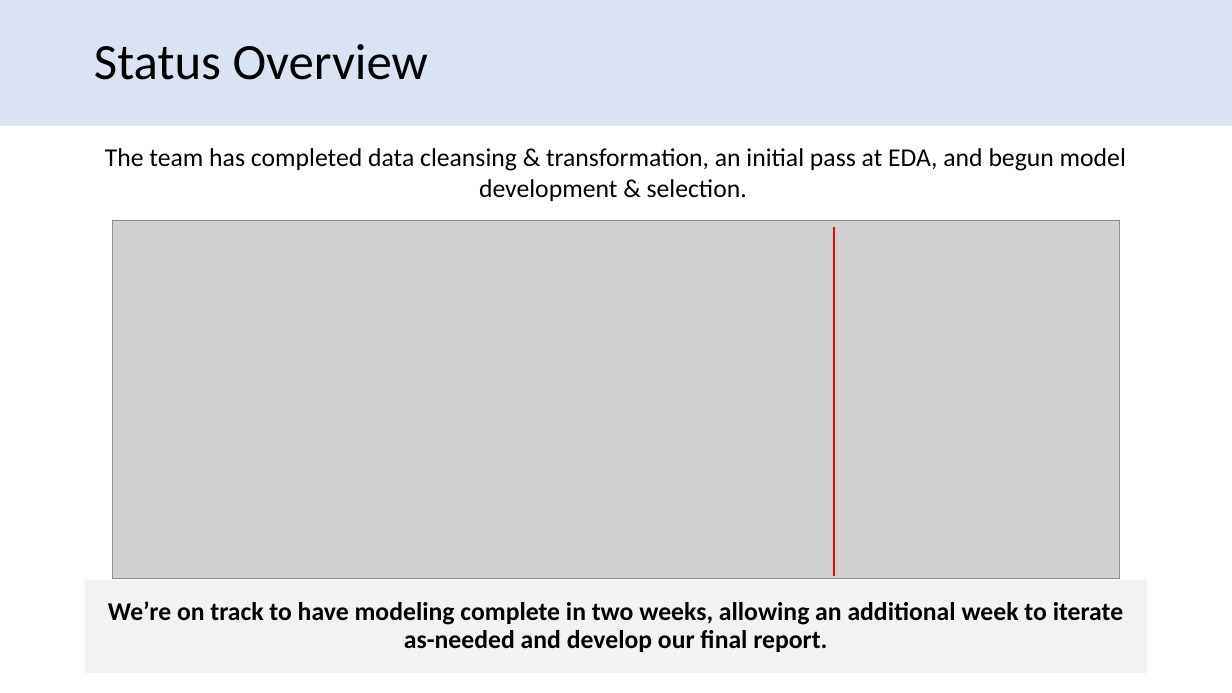
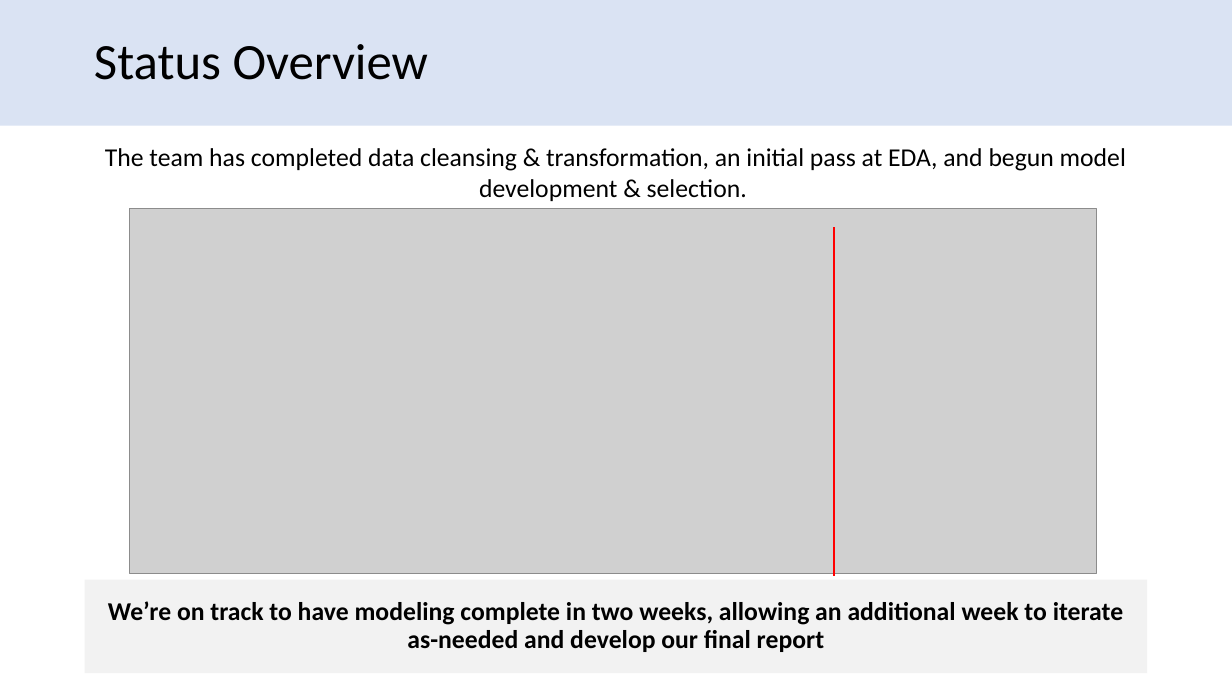
Before and after one commit to david-firrin/Real-Estate-Price-Prediction-With-Income-Tax-Data, a slide deck: slide 10 of Progress Presentation/team48progressreport.pptx. Drawn at 1232x693 pixels with LibreOffice and Linux fonts; fonts in the diff are those of the drawing; grey boxes stand for pictures. Boxes give left, top, right and bottom in pixels: in the first picture for what was removed or moved away, otherwise in the second. Text is boxed around its words. In the diff, an @@ line names an element or a change of style, - is before the commit and + after.

Commit message:
Final presentation and report update

```diff
--- a/Progress Presentation/team48progressreport.pptx
+++ b/Progress Presentation/team48progressreport.pptx
@@ picture: place and size @@
-picture at (112, 220, 1119, 579)
+picture at (130, 208, 1097, 573)
@@ text in rectangle at (108, 601, 1123, 652): text changed @@
-We’re on track to have modeling complete in two weeks, allowing an additional week to iterate as-needed and develop our final report.
+We’re on track to have modeling complete in two weeks, allowing an additional week to iterate as-needed and develop our final report
```
Also in this commit, not shown: 8 other slides changed, 1 slide added, 1 slide removed, 4 other files.
